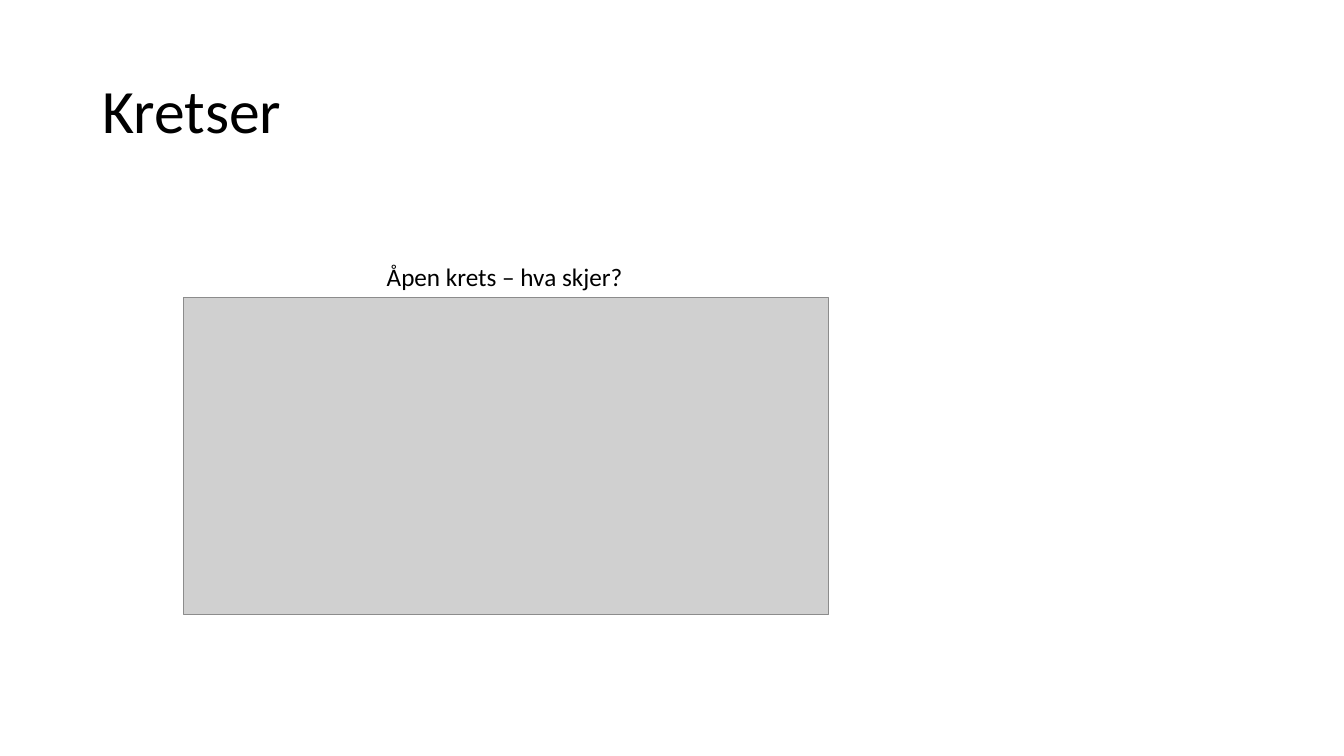
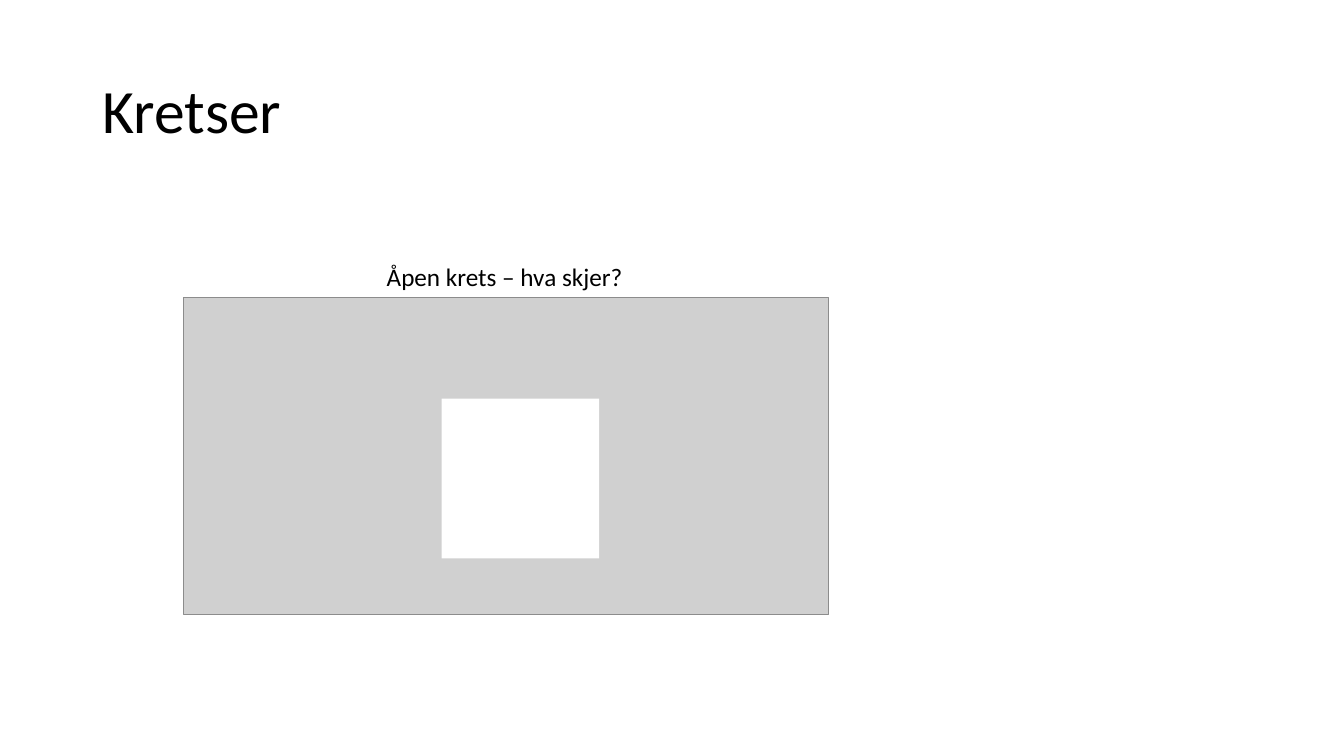
Before and after one commit to Sonat-Consulting/IoT, a slide deck: slide 18 of presentasjoner/Grunnkurs elektro.pptx (slide 14 before the commit). Drawn at 1344x756 pixels with LibreOffice and Linux fonts; fonts in the diff are those of the drawing; grey boxes stand for pictures. Boxes give left, top, right and bottom in pixels: in the first picture for what was removed or moved away, otherwise in the second. Text is boxed around its words. In the diff, an @@ line names an element or a change of style, - is before the commit and + after.

```diff
--- a/presentasjoner/Grunnkurs elektro.pptx
+++ b/presentasjoner/Grunnkurs elektro.pptx
@@ rectangle added at box(442, 399, 599, 559), fill #FFFFFF @@
```
Also in this commit, not shown: 3 other slides changed, 6 slides added, 1 slide removed, 2 other files.
